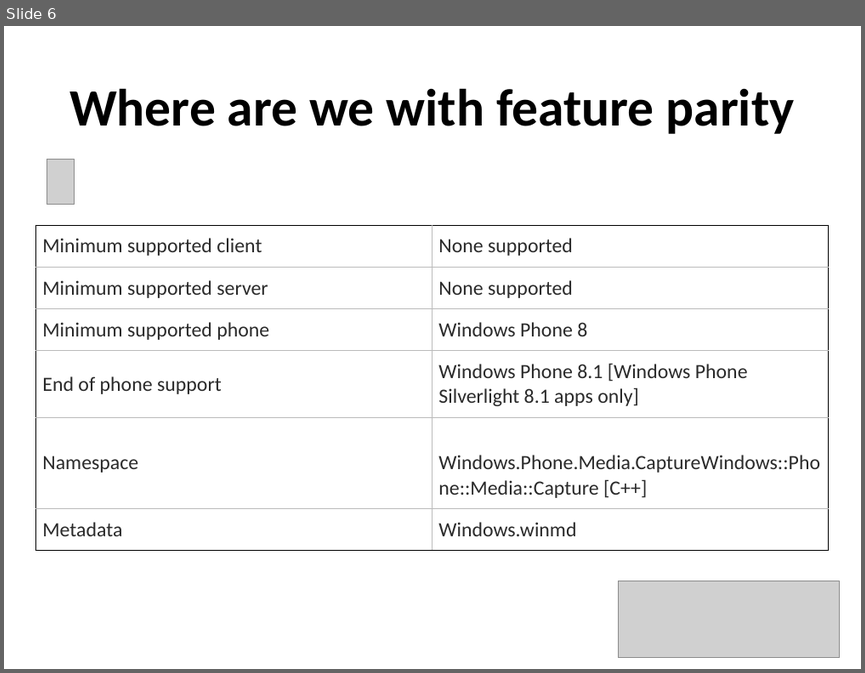
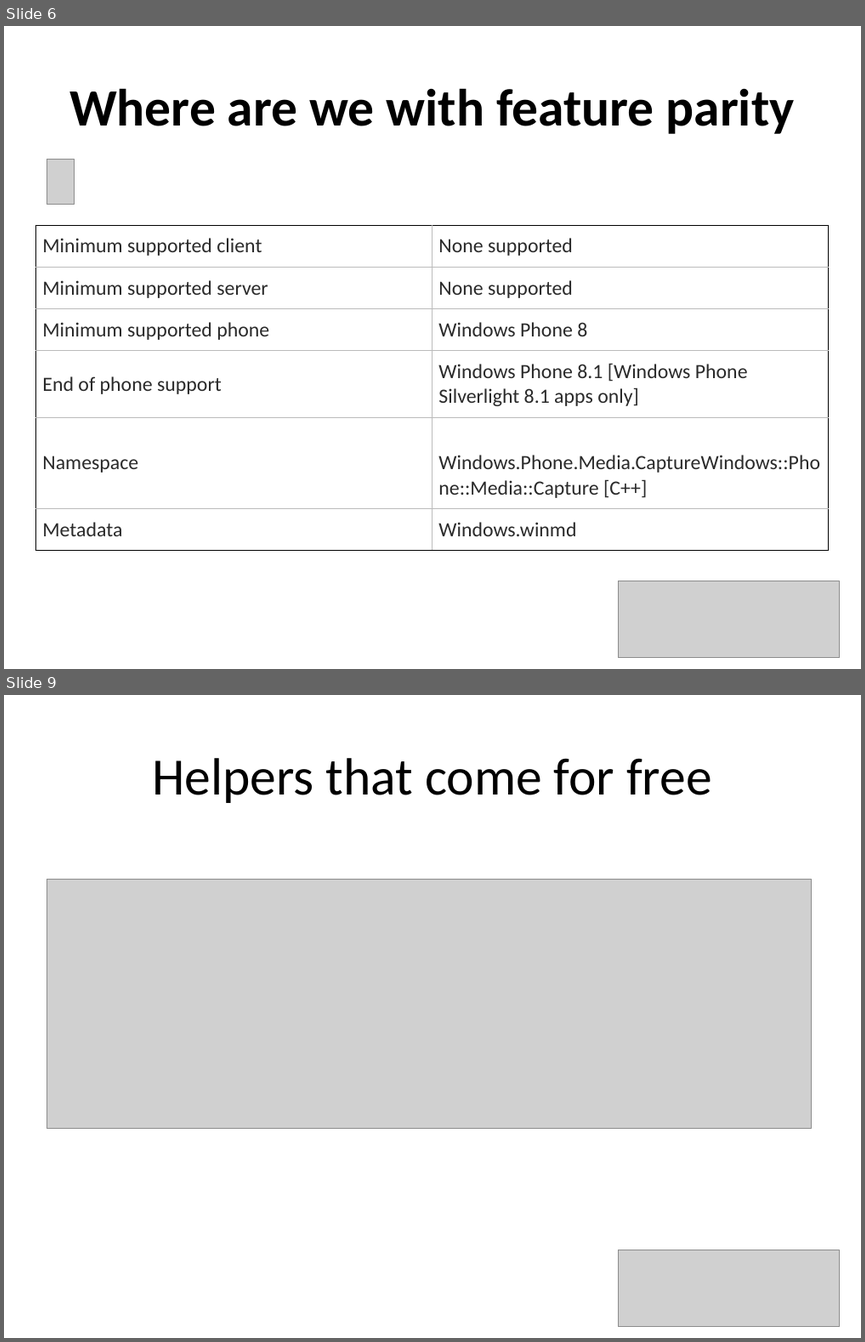
Before and after one commit to underhilld2/UniversalAppPortalClassLibraries, a slide deck: ReCon2014_UniversalAppPortalClassLibraries_Light.pptx. Shown one above the other, each under a label of ours: slide 6 before the commit, slides 6 and 9 after it; the slides between them are not shown. The pictures are 865x673 and 865x1342 pixels, drawn with LibreOffice and Linux fonts; fonts in the diff are those of the drawing; grey boxes stand for pictures. Boxes give left, top, right and bottom in pixels: in the first picture for what was removed or moved away, otherwise in the second. Text is boxed around its words. In the diff, an @@ line names an element or a change of style, - is before the commit and + after.

```diff
--- a/ReCon2014_UniversalAppPortalClassLibraries_Light.pptx
+++ b/ReCon2014_UniversalAppPortalClassLibraries_Light.pptx
@@ slide 9 added at (4, 695, 861, 1338), background #FFFFFF @@
@@ title added at (152, 758, 712, 803), 44 pt, text #000000 @@
+Helpers that come for free
@@ picture added at (46, 879, 812, 1129) @@
@@ picture added at (619, 1249, 840, 1327) @@
```
Also in this commit, not shown: 2 slides changed, 1 other slide added, 2 slides removed, 8 other files.
